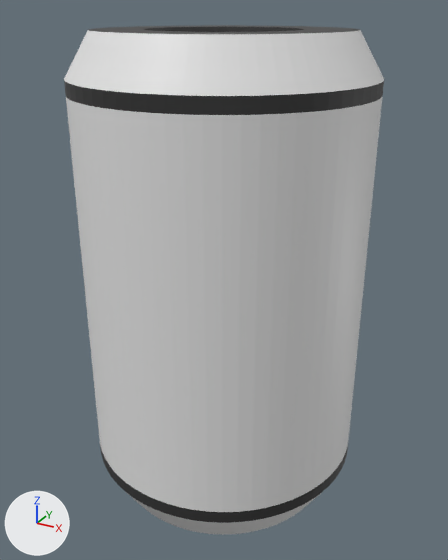
Renders of the FBX model assets/models/spaceship/fuel_3.fbx from each side of a commit.
Both versions are drawn from a 50 mm camera at (0.0484, -0.088, 0.043) aimed at (0.0002, -0.0003, -0.0009). Every picture has the same lights, and +X, +Y and +Z are marked at lower left. The older version comes first. Where no turn or scale is listed for an object, it has been applied to the vertices.

The first picture shows 'Fuel_3'.
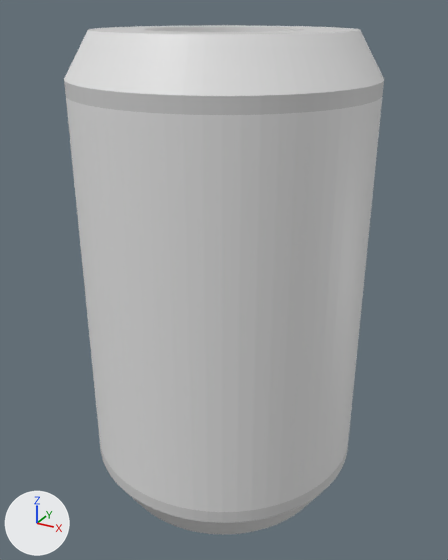
Boxes (x1, y1, x2, y2) around the edits, measured in the pictures (448 x 560 px):
'Fuel_3', recoloured
    both: (64, 25, 384, 526)

Patch to the scene script:
```diff
--- a/assets/models/spaceship/fuel_3.fbx.py
+++ b/assets/models/spaceship/fuel_3.fbx.py
@@ mat_details @@
 mat_details = principled_material('Details')
-mat_details.base_color = (0.03, 0.03, 0.03)  # dark grey #303030
+mat_details.base_color = (0.643, 0.643, 0.643)  # light grey #d2d2d2
```
